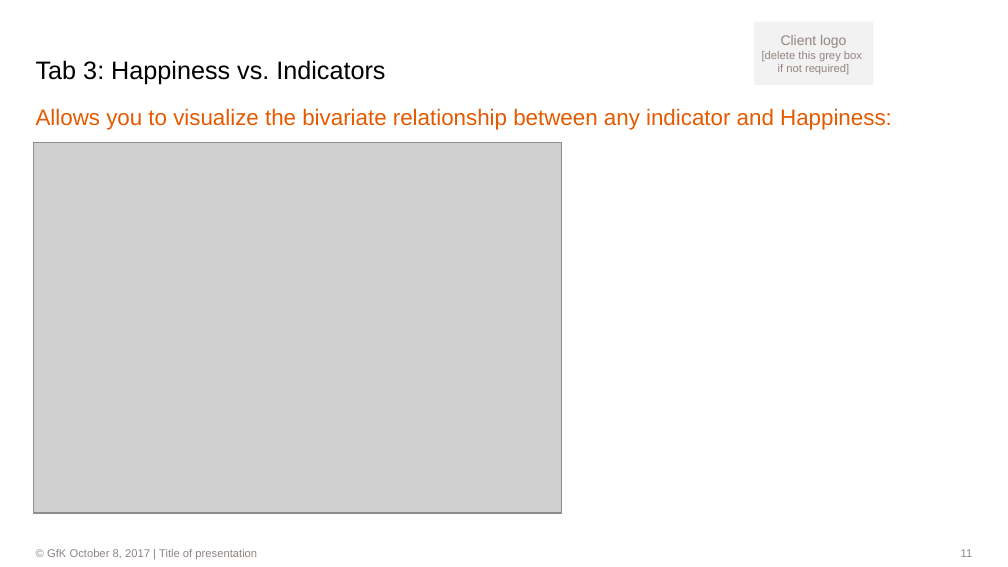
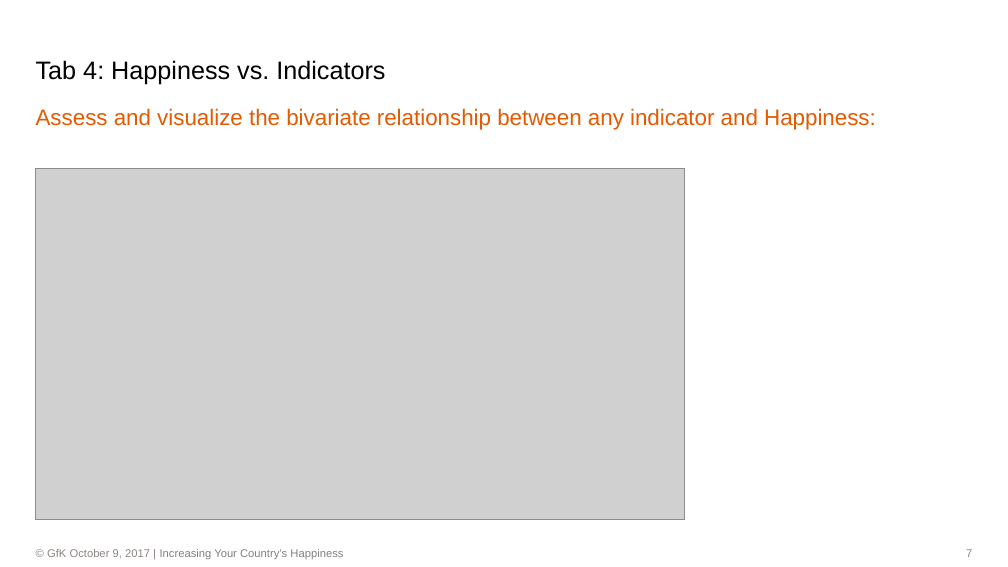
Before and after one commit to dl7631/Predict_World_Happiness, a slide deck: slide 7 of World Happiness.pptx (slide 11 before the commit). Drawn at 1008x567 pixels with LibreOffice and Linux fonts; fonts in the diff are those of the drawing; grey boxes stand for pictures; background and template pictures are left out. Boxes give left, top, right and bottom in pixels: in the first picture for what was removed or moved away, otherwise in the second. Text is boxed around its words. In the diff, an @@ line names an element or a change of style, - is before the commit and + after.

Commit message:
On Monday, October 9

```diff
--- a/World Happiness.pptx
+++ b/World Happiness.pptx
@@ rectangle removed at (x1=754, y1=21, x2=873, y2=85) @@
-Client logo
-[delete this grey box
-if not required]
@@ title at (x1=36, y1=60, x2=385, y2=85): text changed @@
-Tab 3: Happiness vs. Indicators
+Tab 4: Happiness vs. Indicators
@@ text at (x1=36, y1=108, x2=876, y2=130): text changed @@
-Allows you to visualize the bivariate relationship between any indicator and Happiness:
+Assess and visualize the bivariate relationship between any indicator and Happiness:
@@ picture resized from (x1=33, y1=143, x2=561, y2=513) to (x1=35, y1=168, x2=684, y2=520) @@
@@ text at (x1=47, y1=549, x2=343, y2=559): text changed; text colour #8E8581 to #808080 @@
-                © GfK October 8, 2017 | Title of presentation
+                © GfK October 9, 2017 | Increasing Your Country’s Happiness
@@ page number at (x1=966, y1=549, x2=972, y2=557): text changed @@
-11
+7
```
Also in this commit, not shown: 20 other slides changed, 3 slides added, 14 slides removed, 5 other files.
